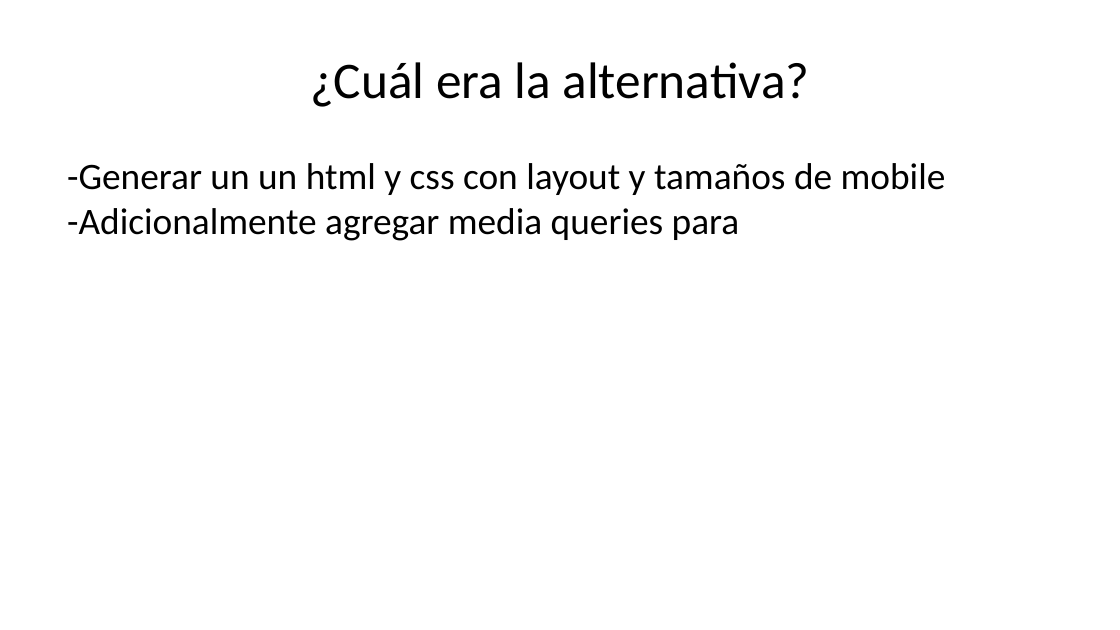
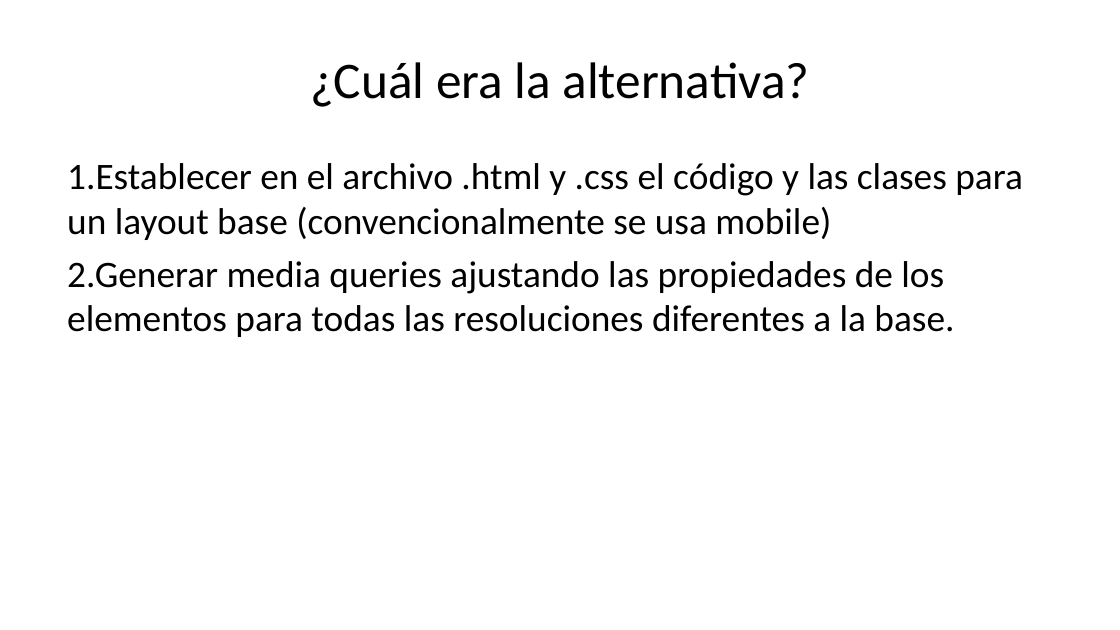
Before and after one commit to datacivica/ppt-huelladecuidados-LatinR, a slide deck: slide 8 of ppt-LatinR.pptx (slide 9 before the commit). Drawn at 1120x630 pixels with LibreOffice and Linux fonts; fonts in the diff are those of the drawing. Boxes give left, top, right and bottom in pixels: in the first picture for what was removed or moved away, otherwise in the second. Text is boxed around its words. In the diff, an @@ line names an element or a change of style, - is before the commit and + after.

```diff
--- a/ppt-LatinR.pptx
+++ b/ppt-LatinR.pptx
@@ text at <box>67,163,1023,337</box>: text changed @@
--Generar un un html y css con layout y tamaños de mobile -Adicionalmente agregar media queries para
+1.Establecer en el archivo .html y .css el código y las clases para un layout base (convencionalmente se usa mobile)
+2.Generar media queries ajustando las propiedades de los elementos para todas las resoluciones diferentes a la base.
```
Also in this commit, not shown: 3 other slides changed, 3 slides added, 3 slides removed, 5 other files.
